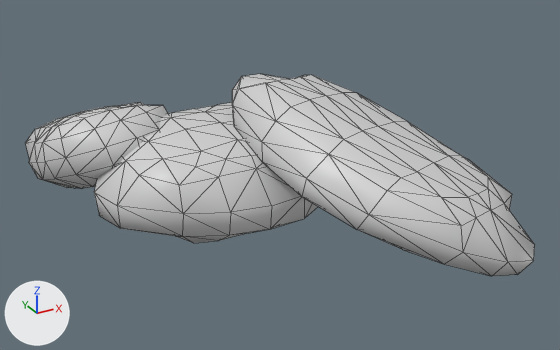
Two versions of the COLLADA model Resources/Collada/Environment/Rocks/rocks.dae, one commit apart.
One viewpoint serves both versions: a 50 mm camera at (-3.92, -8.72, 4.4) aimed at (0.46, -0.76, 0.42). Arrows for +X, +Y and +Z are at lower left; the lights stay in place. Mesh edges are drawn as thin lines.
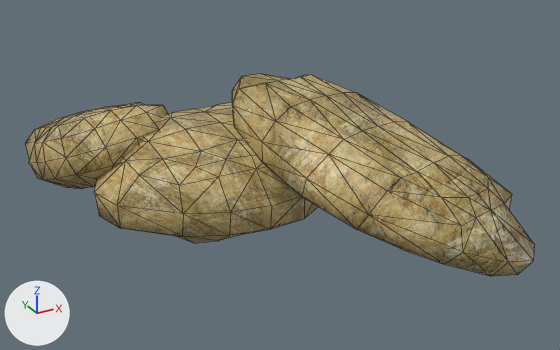
The edits, one by one:
Picture 'Diffuse.png' (img_diffuse_png) is new.
In material 'Material' (mat_material), base_color is no longer (0.64, 0.64, 0.64), light grey #d1d1d1.
In material 'Material' (mat_material), texture is now set to img_diffuse_png.
me_cube has 98 vertices, 192 faces and spans x -1.74..1.66, y -1.39..1.23, z -0.31..0.96.
me_cube is used by ob_cube; location (0.0, 0.0, 0.0).
me_cube part 1: texture (UV) coordinates changed.
me_cube_002 has 98 vertices, 192 faces and spans x 0.06..2.69, y -3.59..0.58, z -0.1..1.53.
me_cube_002 is used by ob_cube_002; location (0.0, 0.0, 0.0).
me_cube_002 part 2: texture (UV) coordinates changed.

Where the change shows, as pixel boxes (x1, y1, x2, y2) in the pictures (560 x 350 px):
'Cube_002', surface changed (grey to beige): (232, 74, 535, 276) in both
'Cube', surface changed (grey to yellow): (94, 103, 318, 243) in both
'Cube_001', surface changed (grey to beige): (26, 102, 169, 188) in both
